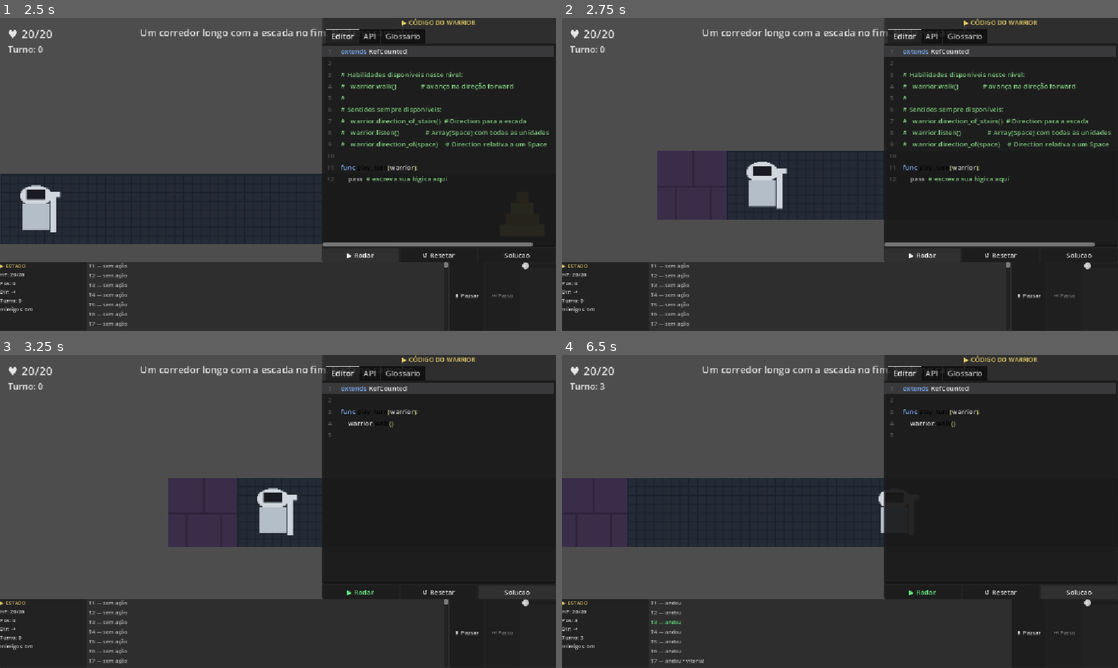
Above: before the commit, frames 1-4 (two rows, left to right).
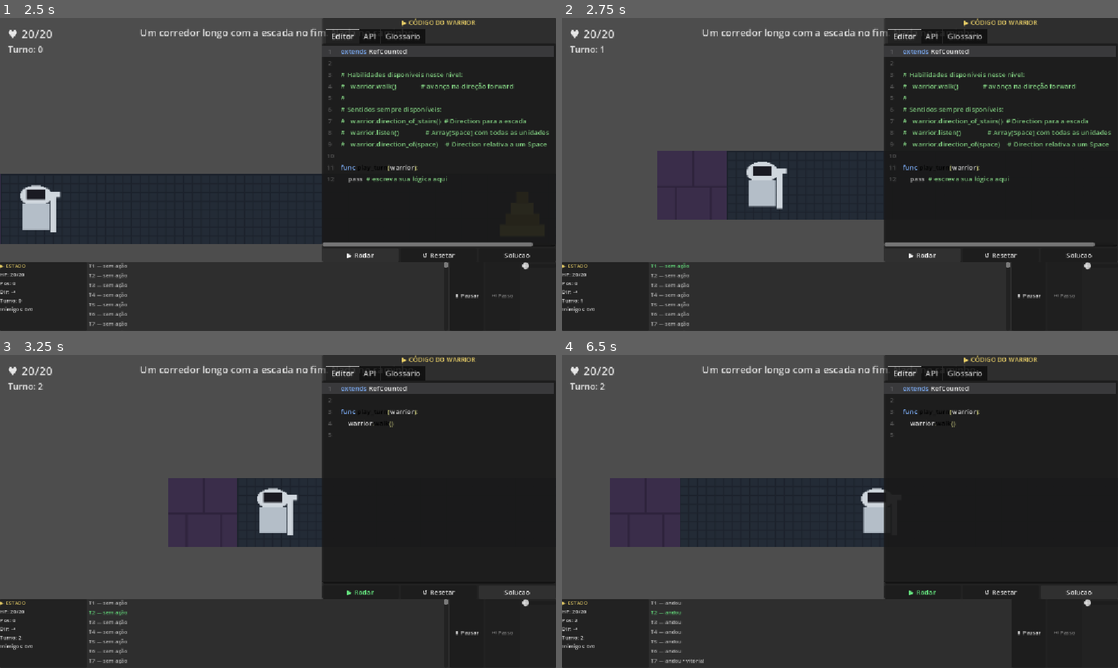
Above: after the commit, the same moments.

Repository: navegar-sistemas/dojo
Game: Godot game, scene res://scenes/main_menu.tscn
Two runs of this game, one before a commit and one after it. Both use one fixed random seed, a clock stepped at 60 frames per second and the inputs below.
Inputs:
- Up to frame 1 (2.5 s): click "▶ Iniciar" at 0.5 s; click "▶ Iniciar Nível" at 1.25 s; click "▶ Rodar" at 2 s
- Up to frame 2 (2.75 s): no input
- Up to frame 3 (3.25 s): click "Solucao" at 2.75 s
- Up to frame 4 (6.5 s): click "⏸ Pausar" at 3.5 s; click "▶ Retomar" at 4.25 s; click "▶ Rodar" at 5 s; click "Solucao" at 5.75 s

Frame 1 is identical in both runs. In frame 2, less than 0.1% of the frame differs, in the area x 3-23%, y 8-92%; in frame 3, less than 0.1%; in frame 4, 3.0%, in the area x 0-59%, y 10-91%.

Commit message:
fix(013): difere all_done quando o turno nao tem animacao — corrige DEADLOCK (jogo congela em no-op/pivot/parede) apontado pelo code review; teste de regressao

Diff:
--- a/godot/42warrior/src/presentation/animation_sequencer.gd
+++ b/godot/42warrior/src/presentation/animation_sequencer.gd
@@ -44,6 +44,7 @@
 	if _playing:
 		return
 	_playing = true
+	var awaited := false
 	for beat: Array in _beats:
 		var tweens: Array = []
 		for factory: Callable in beat:
@@ -53,5 +54,12 @@
 		for tween: Tween in tweens:
 			if tween.is_valid():
 				await tween.finished
+				awaited = true
+	if not awaited:
+		# Nenhuma animação efetiva (turno no-op, pivot, andar na parede): difere a
+		# emissão um frame. Sem isto, all_done sairia SÍNCRONO dentro de play() e o
+		# `await animations_finished` do chamador o perderia — travando o jogo (o
+		# deadlock que o code review apontou).
+		await (Engine.get_main_loop() as SceneTree).process_frame
 	_playing = false
 	all_done.emit()
--- a/godot/42warrior/test/presentation/test_animation_sequencer.gd
+++ b/godot/42warrior/test/presentation/test_animation_sequencer.gd
@@ -10,6 +10,17 @@
 	await wait_for_signal(seq.all_done, 1.0)
 	assert_signal_emitted(seq, "all_done")
 	assert_eq(seq.sequence_size(), 0)
+
+
+func test_all_done_nao_e_sincrono_sem_animacao() -> void:
+	# Regressão do deadlock (code review): sem animação efetiva, all_done NÃO pode
+	# sair SÍNCRONO dentro de play() — senão o `await` do chamador o perde e trava.
+	var seq := AnimationSequencer.new()
+	watch_signals(seq)
+	seq.play()
+	assert_signal_not_emitted(seq, "all_done", "all_done síncrono travaria o chamador")
+	await wait_for_signal(seq.all_done, 1.0)
+	assert_signal_emitted(seq, "all_done", "emite no frame seguinte")
 
 
 func test_sequence_size_e_consultavel() -> void:
